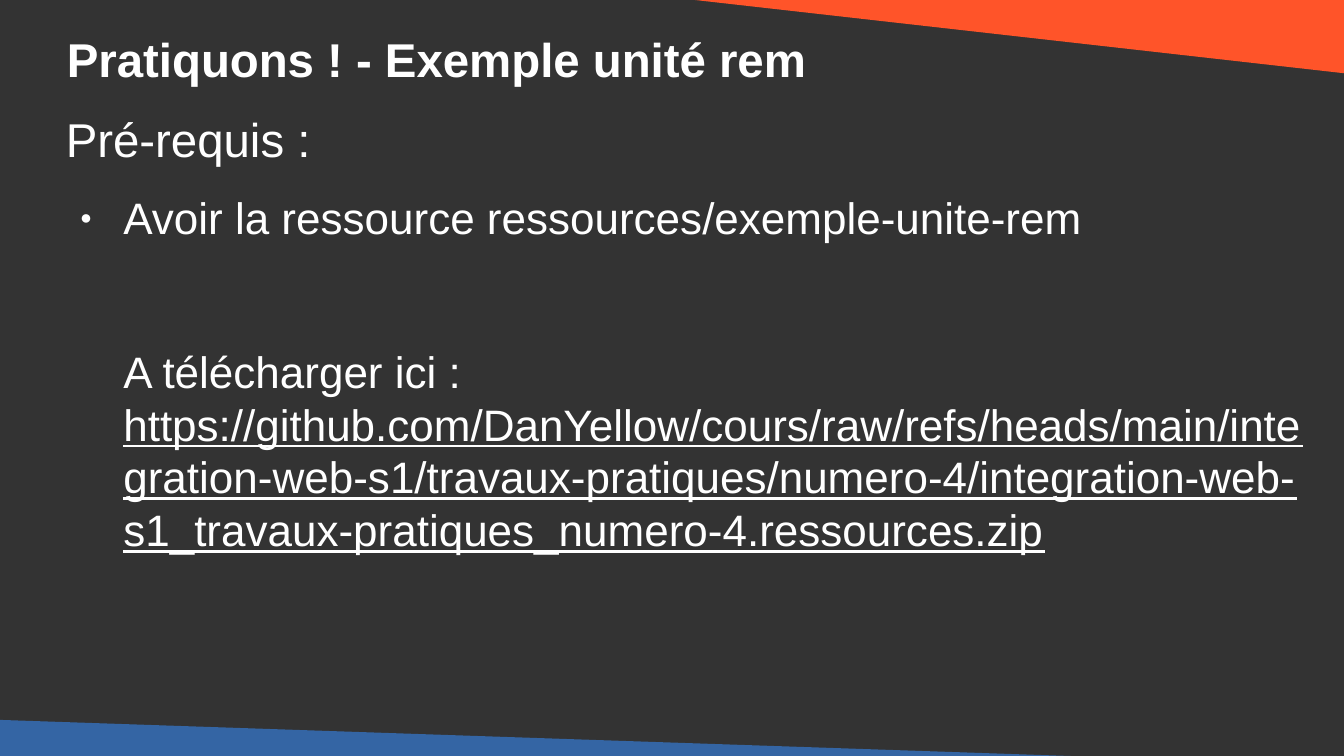
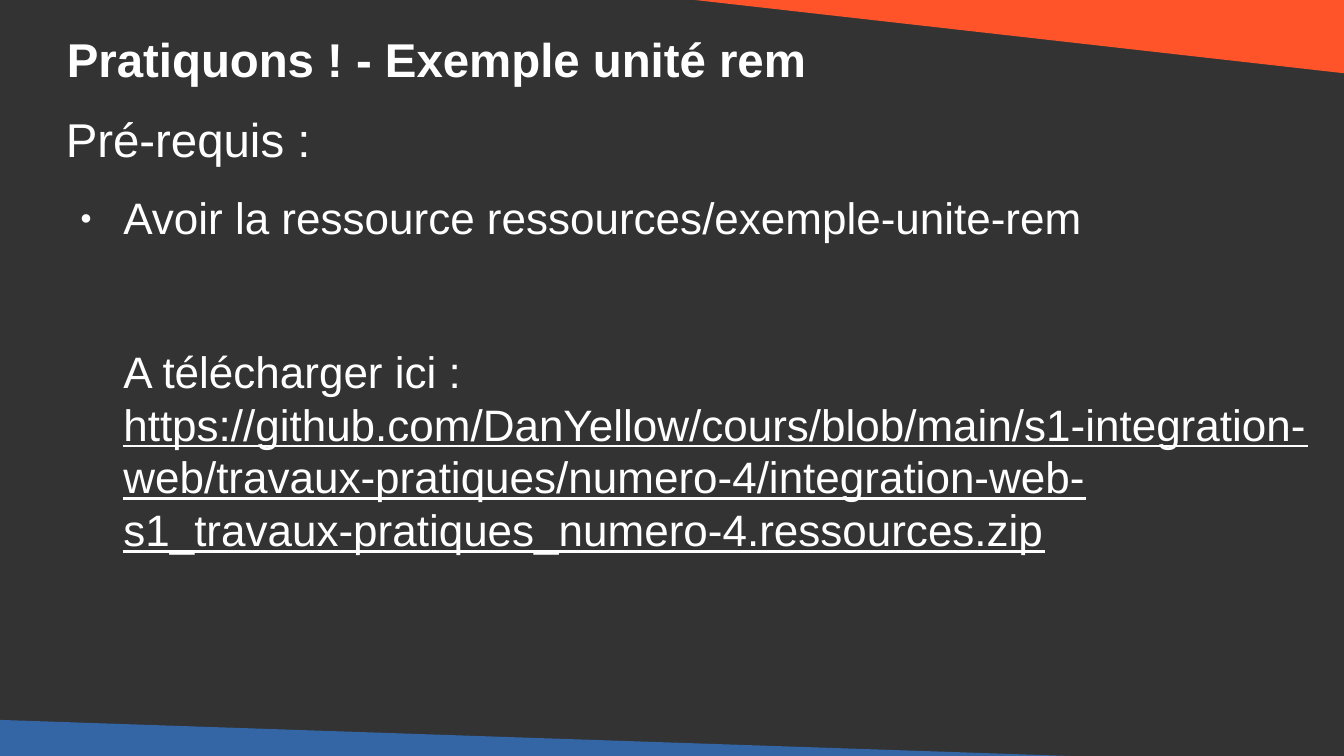
Before and after one commit to DanYellow/cours, a slide deck: slide 32 of s1-integration-web/travaux-pratiques/numero-4/presentation.odp (slide 33 before the commit). Drawn at 1344x756 pixels with LibreOffice and Linux fonts; fonts in the diff are those of the drawing. Boxes give left, top, right and bottom in pixels: in the first picture for what was removed or moved away, otherwise in the second. Text is boxed around its words. In the diff, an @@ line names an element or a change of style, - is before the commit and + after.

Commit message:
s1-integration-web - Update instructions

```diff
--- a/s1-integration-web/travaux-pratiques/numero-4/presentation.odp
+++ b/s1-integration-web/travaux-pratiques/numero-4/presentation.odp
@@ text at <box>123,355,1305,555</box>: text changed @@
-A télécharger ici : https://github.com/DanYellow/cours/raw/refs/heads/main/integration-web-s1/travaux-pratiques/numero-4/integration-web-s1_travaux-pratiques_numero-4.ressources.zip
+A télécharger ici : https://github.com/DanYellow/cours/blob/main/s1-integration-web/travaux-pratiques/numero-4/integration-web-s1_travaux-pratiques_numero-4.ressources.zip
```
Also in this commit, not shown: 1 other slide changed, 1 slide removed, 5 other files.
